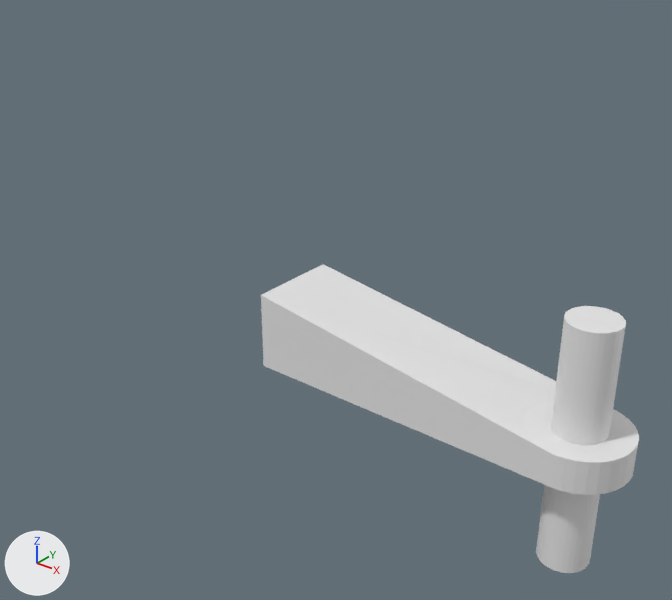
What one commit did to the FBX model Assets/Models/TYPE11/ALACARTE2 prizesetter.fbx.
The view is the same before and after, from a 50 mm camera at (0.158, -0.404, 0.286) aimed at (-0.169, 0.005, 0.032). Lighting does not change. The marker at lower left points along +X, +Y and +Z.

In view in the first picture: '円柱.003', '円柱.004'.
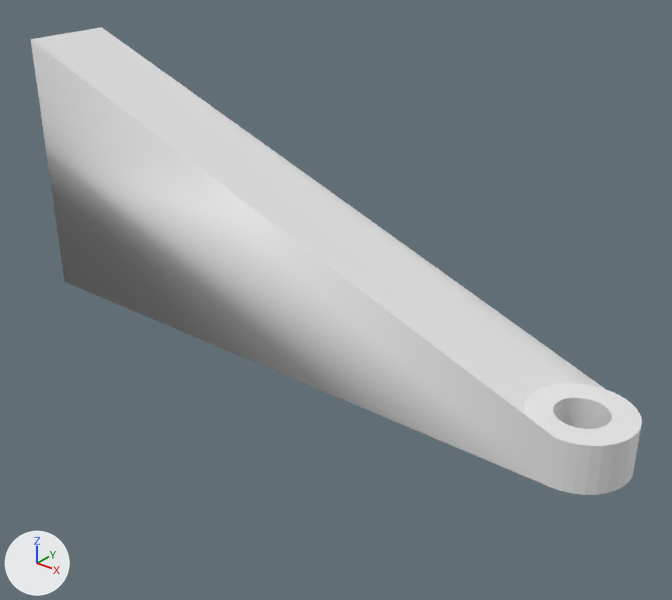
The newer file is also rescaled (x0.667), turned or shifted as a whole; pictures and numbers use the older file's frame.

Changed parts and their boxes [x1, y1, x2, y2] in the pictures (672 x 600 px):
'円柱.004', reshaped (61% wider, 102% taller)
    before: [261, 264, 639, 495]
    after: [31, 27, 642, 495]
'円柱.003', deleted
    before: [536, 306, 626, 573]

The edits, one by one:
me_円柱_004 is used by ob_円柱_004; location (0.0, 0.0, 0.0).
me_円柱_004 had 132 vertices, 57 faces and spanned x -0.2..0.03, y -0.03..0.03, z -0.01..0.04.
me_円柱_004 now has 132 vertices, 57 faces and spans x -0.405..0.03, y -0.03..0.03, z -0.01..0.17.
Part 1, on me_円柱_004:
4 vertices are removed from x -0.2, y -0.03..0.03, z -0.01..0.04.
5 faces are deleted.
64 vertices in x -0.03..0.03, y -0.03..0.03, z 0.01 move by (0.0, 0.0, 0.01).
4 vertices are added at (-0.405, -0.03, -0.01), (-0.405, -0.03, 0.17), (-0.405, 0.03, -0.01), (-0.405, 0.03, 0.17).
5 new faces join them.
Object '円柱.003' (ob_円柱_003) is deleted.
